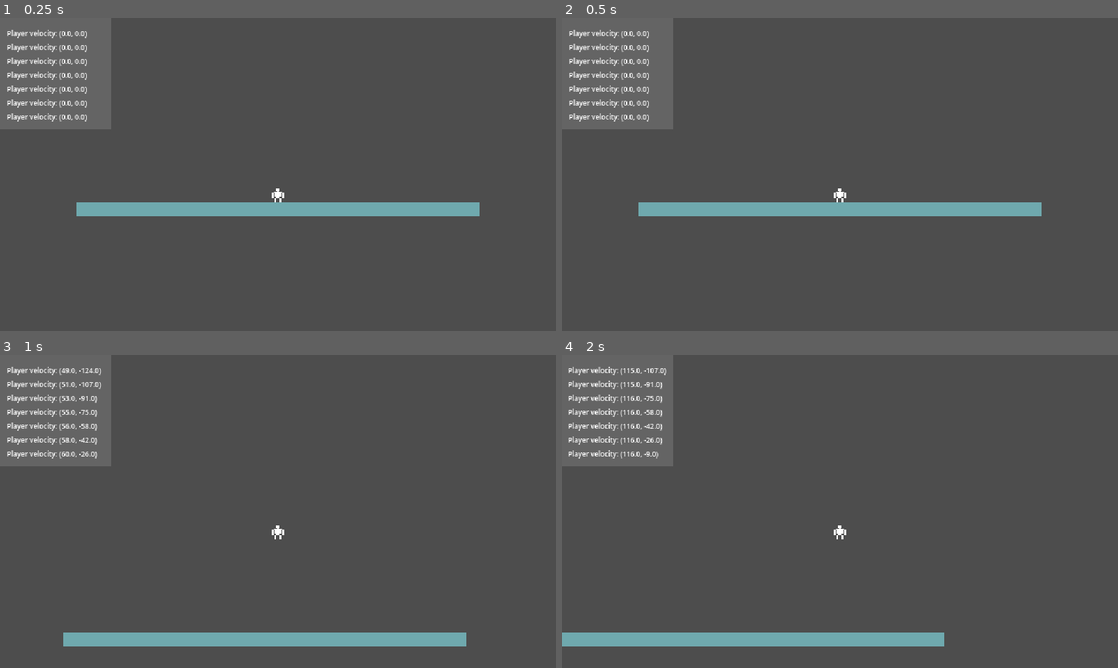
Above: before the commit, frames 1-4 (two rows, left to right).
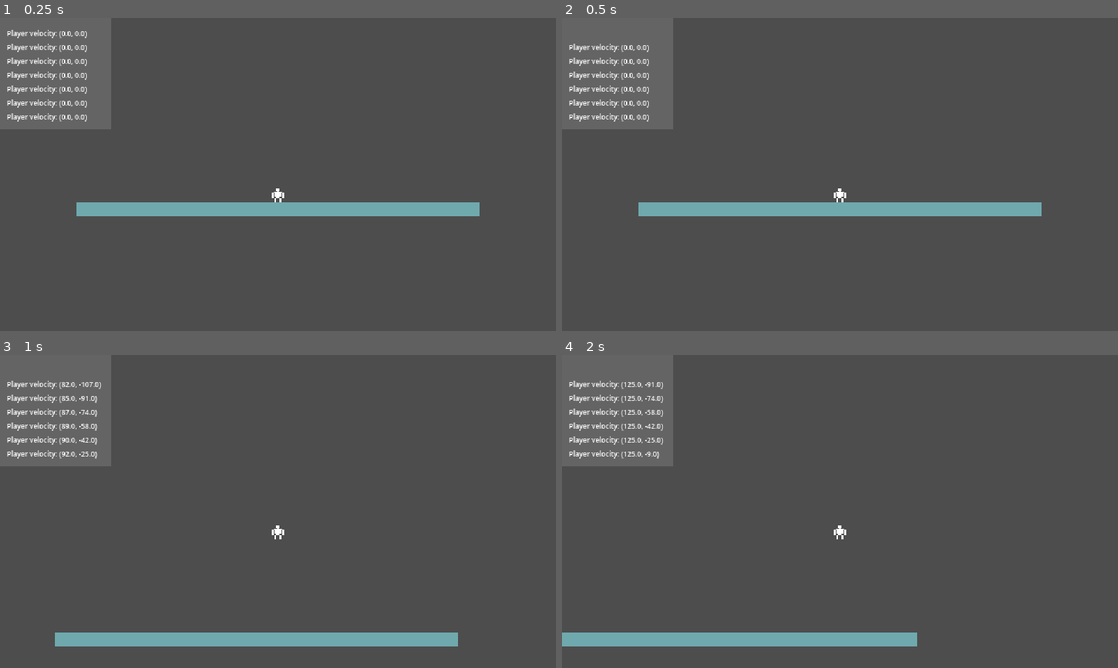
Above: after the commit, the same moments.

Repository: problem-18-dev/snack-chads
Game: Godot game, scene res://core/game/game.tscn
Two runs of this game, one before a commit and one after it. Both use one fixed random seed, a clock stepped at 60 frames per second and the inputs below.
Inputs:
- Up to frame 1 (0.25 s): no input
- Up to frame 2 (0.5 s): no input
- Up to frame 3 (1 s): tap Enter at 0.5 s; hold D (right) from 0.53 s (still down); hold Up (jump) from 0.53 s (still down)
- Up to frame 4 (2 s): keep holding D (right); release Up (jump) at 1.28 s; tap X (interact) at 1.35 s; tap Up (jump) at 1.52, 1.55, 1.82 s

Frame 1 is identical in both runs. In frame 2, 0.1% of the frame differs, in the area x 1-16%, y 3-7%; in frame 3, 0.4%; in frame 4, 1.5%, in the area x 1-69%, y 3-94%.

Commit message:
feat: player coyote and jump on land

Diff:
--- a/scenes/debug/debug.gd
+++ b/scenes/debug/debug.gd
@@ -20,6 +20,7 @@
 	var logs := logs_container.get_child_count()
 
 	if logs > 6:
+		logs_container.remove_child(logs_container.get_children()[0])
 		logs_container.get_children()[0].queue_free()
 
 	logs_container.add_child(label)
--- a/scenes/player/player.gd
+++ b/scenes/player/player.gd
@@ -7,7 +7,11 @@
 @export_group("Movement")
 @export_subgroup("Air")
 @export var air_movement_speed := 100.0
-@export var air_movement_weight := 0.025
+@export var air_movement_weight := 0.05
+@export var air_coyote_time := 0.1
+@export_subgroup("Coyote")
+@export var coyote_time := 0.1
+@export var coyote_minimum_speed := 125.0 / 2
 @export_subgroup("Jump")
 @export var jump_force := 450.0
 @export_subgroup("Walking")
@@ -16,11 +20,17 @@
 @export var walk_deccel := 0.13
 @export_subgroup("Running")
 @export var run_speed := 175.0
-@export var run_accel := 0.27
+@export var run_accel := 0.2
+@export_group("Debug")
+@export_subgroup("Movement")
+@export var debug_velocity := false
+
+@onready var jump_on_land_ray_cast: RayCast2D = $JumpOnLandRayCast
 
 
 func _physics_process(_delta: float) -> void:
-	Debug.log("Player velocity: " + str(velocity.floor()))
+	if debug_velocity:
+		Debug.log("Player velocity: %s" % velocity.round())
 
 
 func die() -> void:
@@ -35,3 +45,11 @@
 func get_direction() -> float:
 	var direction := Input.get_axis("left", "right")
 	return direction
+
+
+func can_coyote() -> bool:
+	return abs(velocity.x) >= coyote_minimum_speed
+
+
+func set_jump_on_land(jump_on_land: bool) -> void:
+	jump_on_land_ray_cast.enabled = jump_on_land
--- a/scenes/player/player.tscn
+++ b/scenes/player/player.tscn
@@ -14,11 +14,17 @@
 [node name="Player" type="CharacterBody2D" unique_id=532083412]
 collision_mask = 24
 script = ExtResource("1_8afob")
+debug_velocity = true
 metadata/_edit_group_ = true
 
 [node name="Camera2D" type="Camera2D" parent="." unique_id=1040741919]
 offset = Vector2(0, -32)
 process_callback = 0
+
+[node name="JumpOnLandRayCast" type="RayCast2D" parent="." unique_id=1427439442]
+enabled = false
+target_position = Vector2(0, 24)
+collision_mask = 8
 
 [node name="CollisionShape2D" type="CollisionShape2D" parent="." unique_id=1365819839]
 position = Vector2(0, -8)
@@ -37,8 +43,13 @@
 [node name="Air" type="Node" parent="StateMachine" unique_id=1981997201]
 script = ExtResource("4_lvxji")
 
+[node name="CoyoteTimer" type="Timer" parent="StateMachine/Air" unique_id=240500813]
+one_shot = true
+
 [node name="Walk" type="Node" parent="StateMachine" unique_id=117815317]
 script = ExtResource("6_75vfm")
 
 [node name="Run" type="Node" parent="StateMachine" unique_id=982010846]
 script = ExtResource("7_0owmy")
+
+[connection signal="timeout" from="StateMachine/Air/CoyoteTimer" to="StateMachine/Air" method="_on_coyote_timer_timeout"]
--- a/scenes/player/states/player_air.gd
+++ b/scenes/player/states/player_air.gd
@@ -1,9 +1,25 @@
 extends PlayerState
 
 
-func _enter(_data := {}) -> void:
-	if _data.has("jump"):
-		player.velocity.y = -player.jump_force
+var _coyote := false
+var _should_jump_on_land := false
+
+@onready var coyote_timer: Timer = $CoyoteTimer
+
+
+func _enter(data := {}) -> void:
+	player.set_jump_on_land(true)
+
+	if data.has("jump"):
+		_jump()
+
+	if data.has("coyote") and data.coyote:
+		_enable_coyote()
+
+
+func _exit() -> void:
+	_disable_coyote()
+	player.set_jump_on_land(false)
 
 
 func _physics_update(delta: float) -> void:
@@ -13,11 +29,22 @@
 	_handle_landing()
 
 
+func _key_input(event: InputEvent) -> void:
+	if event.is_action_pressed("jump") and _coyote:
+		_jump()
+
+
 func _apply_gravity(delta: float) -> void:
+	if _coyote:
+		return
+
 	player.velocity += player.get_gravity() * delta
 
 
 func _process_air_movement() -> void:
+	if _coyote:
+		return
+
 	var direction := player.get_direction()
 
 	if is_zero_approx(direction):
@@ -37,7 +64,13 @@
 
 
 func _handle_landing() -> void:
+	_check_jump_on_land()
+
 	if not player.is_on_floor():
+		return
+
+	if _should_jump_on_land:
+		_jump()
 		return
 
 	# Run if holding run
@@ -55,3 +88,39 @@
 		return
 
 	finished.emit(PlayerState.IDLE)
+
+
+func _jump() -> void:
+	player.velocity.y = -player.jump_force
+	_disable_coyote()
+	_set_jump_on_land(false)
+
+
+func _enable_coyote() -> void:
+		_coyote = true
+		coyote_timer.start(player.coyote_time)
+		Debug.log("Entered coyote")
+
+
+func _disable_coyote() -> void:
+	if not _coyote:
+		return
+
+	_coyote = false
+	Debug.log("Exit coyote")
+
+
+func _set_jump_on_land(jump_on_land: bool) -> void:
+	_should_jump_on_land = jump_on_land
+
+
+func _check_jump_on_land() -> void:
+	var is_close_to_floor := player.jump_on_land_ray_cast.is_colliding()
+	var is_falling := player.velocity.y > 0
+	if Input.is_action_just_pressed("jump") and is_close_to_floor and is_falling:
+		_set_jump_on_land(true)
+		return
+
+
+func _on_coyote_timer_timeout() -> void:
+	_disable_coyote()
--- a/scenes/player/states/player_run.gd
+++ b/scenes/player/states/player_run.gd
@@ -6,13 +6,10 @@
 	player.move_and_slide()
 
 	if not player.is_on_floor():
-		finished.emit(PlayerState.AIR)
+		finished.emit(PlayerState.AIR, { "coyote": player.can_coyote() })
 
 
 func _key_input(event: InputEvent) -> void:
-	if event.is_action_released("left") or event.is_action_released("right"):
-		finished.emit(PlayerState.WALK)
-
 	if event.is_action_released("interact"):
 		finished.emit(PlayerState.WALK)
 		return
@@ -23,5 +20,4 @@
 
 func _process_run_movement() -> void:
 	var direction := player.get_direction()
-
 	player.velocity.x = lerpf(player.velocity.x, player.run_speed * direction, player.run_accel)
--- a/scenes/player/states/player_walk.gd
+++ b/scenes/player/states/player_walk.gd
@@ -5,9 +5,9 @@
 	_process_walk_movement()
 	player.move_and_slide()
 
+
 	if not player.is_on_floor():
-		finished.emit(PlayerState.AIR)
-
+		finished.emit(PlayerState.AIR, { "coyote": player.can_coyote() })
 
 func _key_input(event: InputEvent) -> void:
 	if event.is_action_pressed("jump"):
